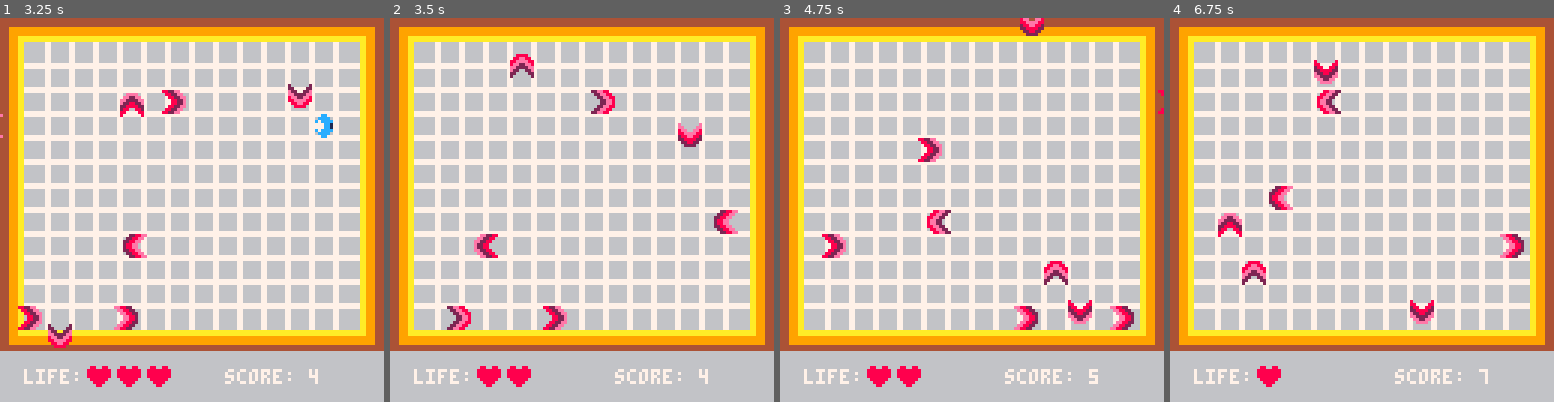
Above: before the commit, frames 1-4 (left to right).
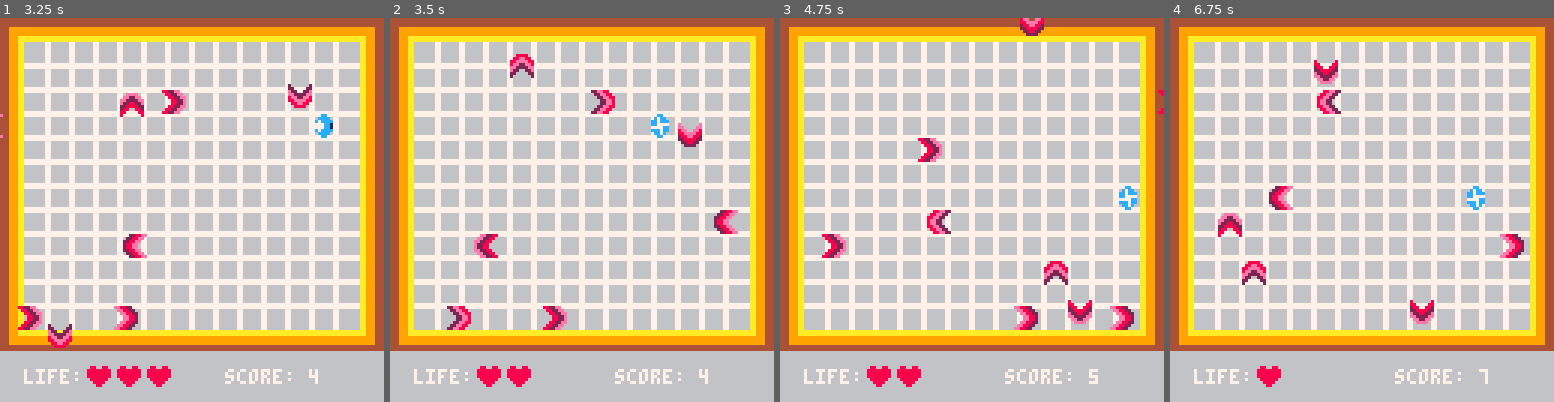
Above: after the commit, the same moments.

Repository: reorx/pico8_carts
Game: PICO-8 cartridge dodge.p8
Two runs of this game, one before a commit and one after it. Both use one fixed random seed, a clock stepped at 60 frames per second and the inputs below.
Inputs:
- Up to frame 1 (3.25 s): hold Right 1.6-2.1 s; hold Up 2.15-2.42 s; hold Right 2.47-3.03 s; hold Left from 3.08 s (still down)
- Up to frame 2 (3.5 s): keep holding Left
- Up to frame 3 (4.75 s): release Left at 3.58 s; hold Down 3.63-3.97 s; hold Right 4.02-4.68 s; hold Up from 4.73 s (still down)
- Up to frame 4 (6.75 s): release Up at 5.03 s; hold Left 5.08-5.68 s; hold Down 5.73-6.03 s; hold Right 6.08-6.58 s; hold Right from 6.63 s (still down)

Frame 1 is identical in both runs. In frame 2, 0.2% of the frame differs, in the area x 67-73%, y 25-32%; in frame 3, 0.2%, in the area x 88-93%, y 43-50%; in frame 4, 0.2%.

Commit message:
add todo, more words for game over

Diff:
--- a/dodge.p8
+++ b/dodge.p8
@@ -2,6 +2,14 @@
 version 16
 __lua__
 -- dodge
+
+-- TODO
+-- [ ] add flying heart (add life, max 5, more become score)
+-- [ ] add flying bonus (add score)
+-- [ ] add flying clock (reduce heat)
+-- [ ] add heat bar (heat increases over time, the greater heat, the more bullets)
+-- [ ] add dying animation
+-- [ ] prettify game over, add option for restart
 
 -- for any given point on the
 -- map, true if there is wall
@@ -293,7 +301,10 @@
     cls()
     if is_game_over then
         print("game over")
+        print("")
         print("score: "..cube.score)
+        print("")
+        print("thanks for playing :)")
         return
     end
 
@@ -311,14 +322,14 @@
     -- debug()
 end
 __gfx__
-00000000000cc0000000000000000000000cc000070cc070070cc000000cc000000cc070000cc000000cc000000cc00000000000000000000000000000000000
-0000000000cccc00000000000000000070cccc0700cccc0000cccc0070cccc0000cccc0000cccc0700cccc0000cccc0000000000000000000000000000000000
-007007000ccc7cc000000000000000000cc77cc00cc77cc00cccc7c00cccc7c00c7cccc00c7cccc00cc11cc00cc11cc000000000000000000000000000000000
-000770000c777cc000000000000000000c7777c00c7777c001cc777001cc77700777cc100777cc100c1111c00c1111c000000000000000000000000000000000
-000770000cc777c000000000000000000c7777c00c7777c001cc777001cc77700777cc100777cc100c1111c00c1111c000000000000000000000000000000000
-007007000cc7ccc000000000000000000cc77cc00cc77cc00cccc7c00cccc7c00c7cccc00c7cccc00cc11cc00cc11cc000000000000000000000000000000000
-0000000000cccc00000000000000000000cccc0000cccc0000cccc0070cccc0000cccc0000cccc0770cccc0700cccc0000000000000000000000000000000000
-00000000000cc0000000000000000000000cc000000cc000070cc000000cc000000cc070000cc000000cc000070cc07000000000000000000000000000000000
+00000000000cc000000cc00000000000000cc000070cc070070cc000000cc000000cc070000cc000000cc000000cc00000000000000000000000000000000000
+0000000000cc7c0000c7cc000000000070cccc0700cccc0000cccc0070cccc0000cccc0000cccc0700cccc0000cccc0000000000000000000000000000000000
+007007000ccc7cc00cc7ccc0000000000cc77cc00cc77cc00cccc7c00cccc7c00c7cccc00c7cccc00cc11cc00cc11cc000000000000000000000000000000000
+0007700007777cc00cc77770000000000c7777c00c7777c001cc777001cc77700777cc100777cc100c1111c00c1111c000000000000000000000000000000000
+000770000cc7777007777cc0000000000c7777c00c7777c001cc777001cc77700777cc100777cc100c1111c00c1111c000000000000000000000000000000000
+007007000cc7ccc00ccc7cc0000000000cc77cc00cc77cc00cccc7c00cccc7c00c7cccc00c7cccc00cc11cc00cc11cc000000000000000000000000000000000
+0000000000c7cc0000cc7c000000000000cccc0000cccc0000cccc0070cccc0000cccc0000cccc0770cccc0700cccc0000000000000000000000000000000000
+00000000000cc000000cc00000000000000cc000000cc000070cc000000cc000000cc070000cc000000cc000070cc07000000000000000000000000000000000
 000cc000000cc000000cc000000cc000000000000000000000000000000000000000000000000000000000000000000000000000000000000000000000000000
 00cccc0000cccc0000cccc0000cccc00000000000000000000000000000000000000000000000000000000000000000000000000000000000000000000000000
 0cccccc00cccccc00cccccc00cccccc0000000000000000000000000000000000000000000000000000000000000000000000000000000000000000000000000
